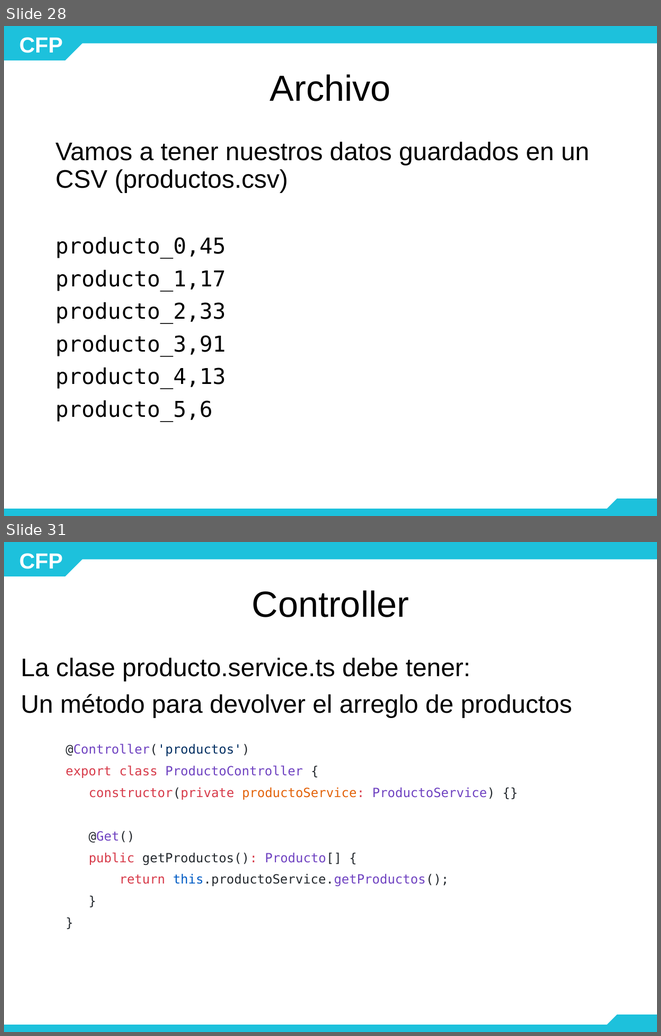
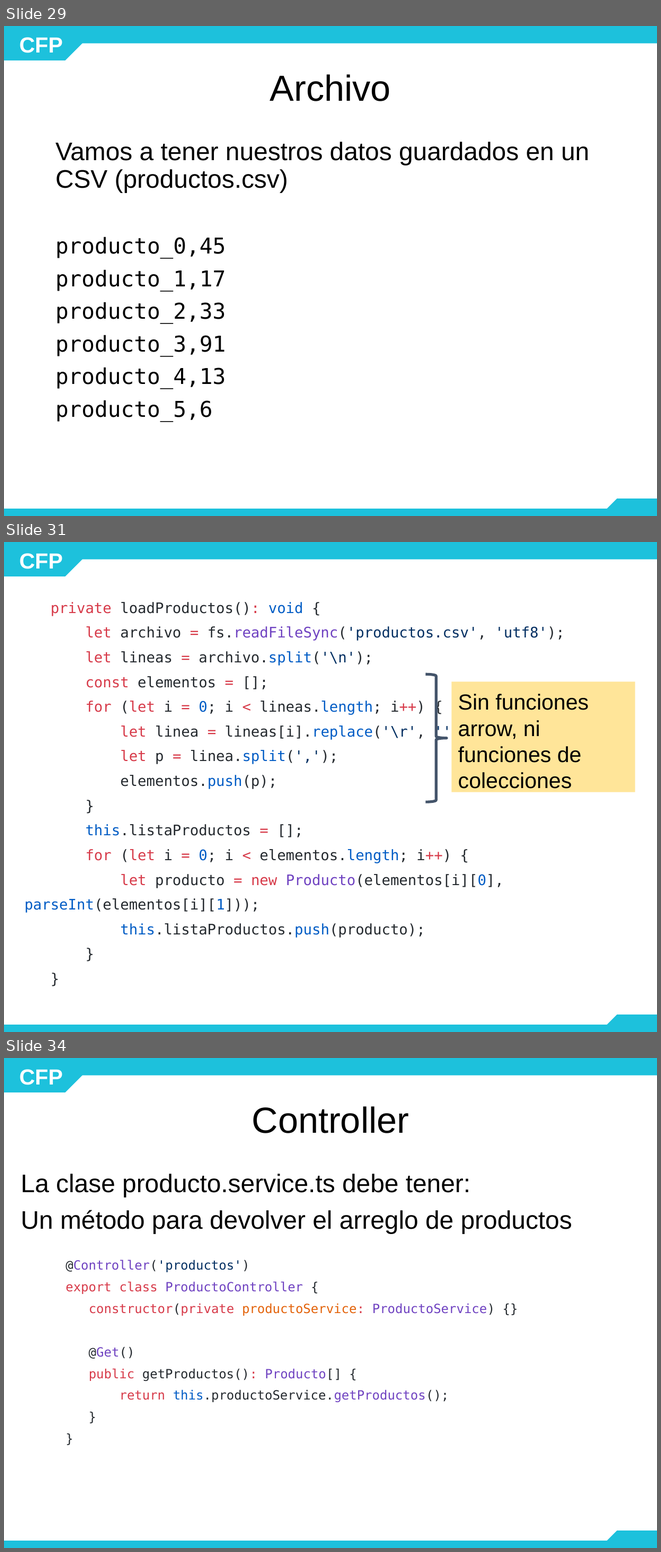
Before and after one commit to mariela21180/concesionaria, a slide deck: modulo4/4.3.1/- Teoria/03.1 MVC - Router y GET de API REST.pptx. Shown one above the other, each under a label of ours: slides 28 and 31 before the commit, slides 29, 31 and 34 after it; the slides between them are not shown. The pictures are 661x1036 and 661x1552 pixels, drawn with LibreOffice and Linux fonts; fonts in the diff are those of the drawing; background and template pictures are left out. Boxes give left, top, right and bottom in pixels: in the first picture for what was removed or moved away, otherwise in the second. Text is boxed around its words. In the diff, an @@ line names an element or a change of style, - is before the commit and + after.

```diff
--- a/modulo4/4.3.1/- Teoria/03.1 MVC - Router y GET de API REST.pptx
+++ b/modulo4/4.3.1/- Teoria/03.1 MVC - Router y GET de API REST.pptx
@@ slide 31 added at (x1=4, y1=542, x2=657, y2=1032), background #FFFFFF; not listed: 5 template elements that a slide beside it also shows @@
@@ text added at (x1=25, y1=602, x2=565, y2=937), 16 pt, text #24292E @@
+private loadProductos(): void {
+let archivo = fs.readFileSync('productos.csv', 'utf8');
+let lineas = archivo.split('\n');
+const elementos = [];
+for (let i = 0; i < lineas.length; i++) {
+let linea = lineas[i].replace('\r', '');
+let p = linea.split(',');
+elementos.push(p);
+}
+this.listaProductos = [];
+for (let i = 0; i < elementos.length; i++) {
+let producto = new Producto(elementos[i][0], parseInt(elementos[i][1]));
+this.listaProductos.push(producto);
+}
+}
@@ right brace added at (x1=426, y1=674, x2=447, y2=802), outline #44546A 3 pt @@
@@ rectangle added at (x1=451, y1=682, x2=635, y2=792), fill #FFE599, 24 pt, text #000000 @@
+Sin funciones arrow, ni funciones de colecciones
@@ what was slide 28 is now slide 29 @@
@@ what was slide 31 is now slide 34 @@
```
Also in this commit, not shown: 9 slides changed, 2 other slides added, 1 other file.
